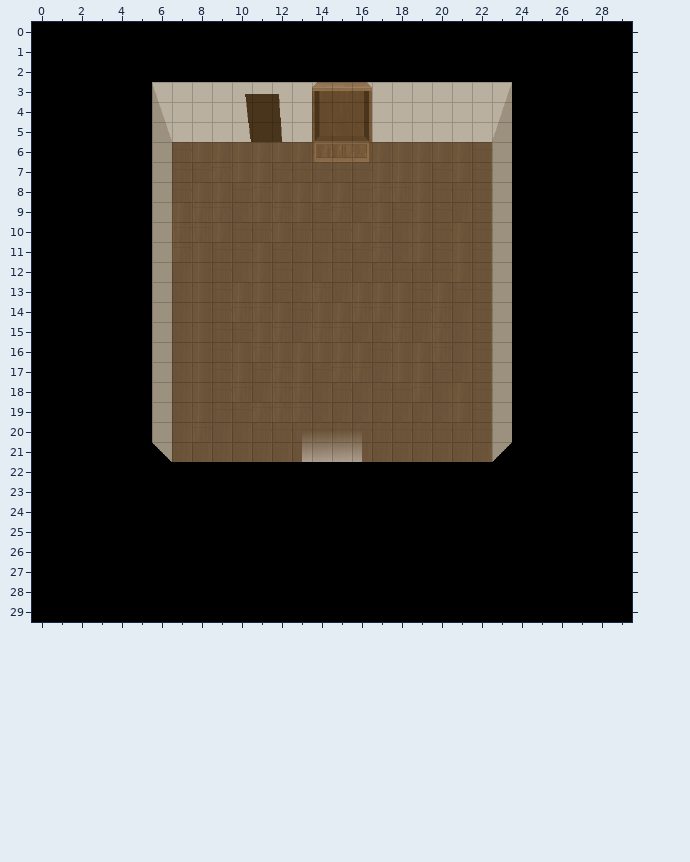
An edit to a level. Tiled map, LEVEL_DESIGN/MAPS_TILED/map_05.tmx. The first picture shows the starting point.
Cells are 32x32 px. Shown: x 0..29, y 0..29.
The result:
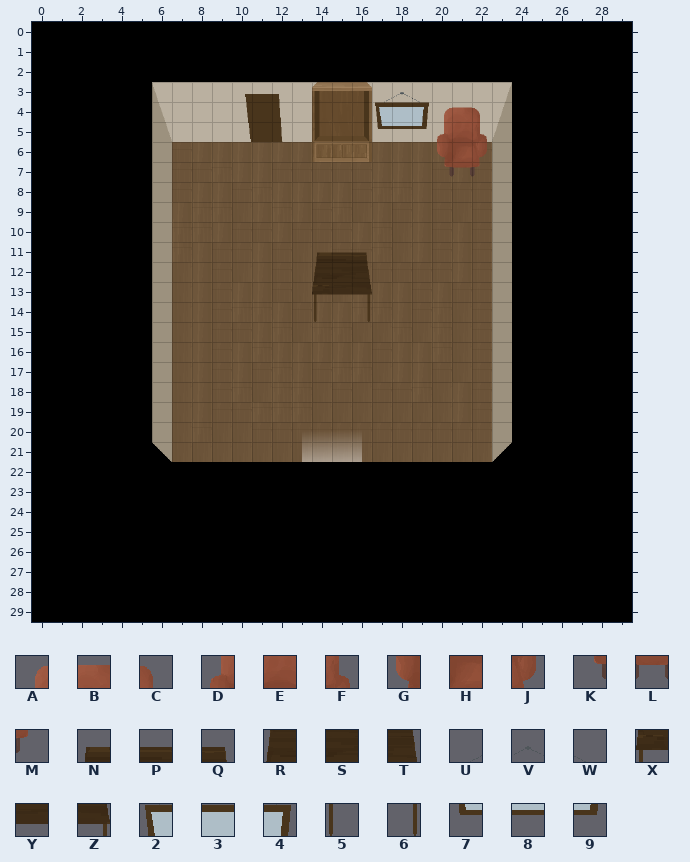
Key: from "tileset_interieur": A 4, B 5, C 6, D 18, E 19, F 20, G 32, H 33, J 34, K 46, L 47, M 48, N 102, P 103, Q 104, R 116, S 117, T 118, U 126, V 127, W 128, X 130, Y 131, Z 132, 2 140, 3 141, 4 142, 5 144, 6 146, 7 154, 8 155, 9 156.
_ is an empty cell.
From old to new:
Layer "murs":
y 11: x 14..16 ___ -> NPQ
y 12: x 14..16 ___ -> RST
y 13: x 14..16 ___ -> XYZ
y 14: x 14 _ -> 5; x 16 _ -> 6
Layer "collisions":
y 3: x 17..19 ___ -> UVW
y 4: x 17..22 ______ -> 234ABC
y 5: x 17..22 ______ -> 789DEF
y 6: x 20..22 ___ -> GHJ
y 7: x 20..22 ___ -> KLM
Changed places in both pictures, as pixel boxes (x1, y1, x2, y2):
added: (375, 92, 487, 177)
added: (312, 252, 372, 322)
